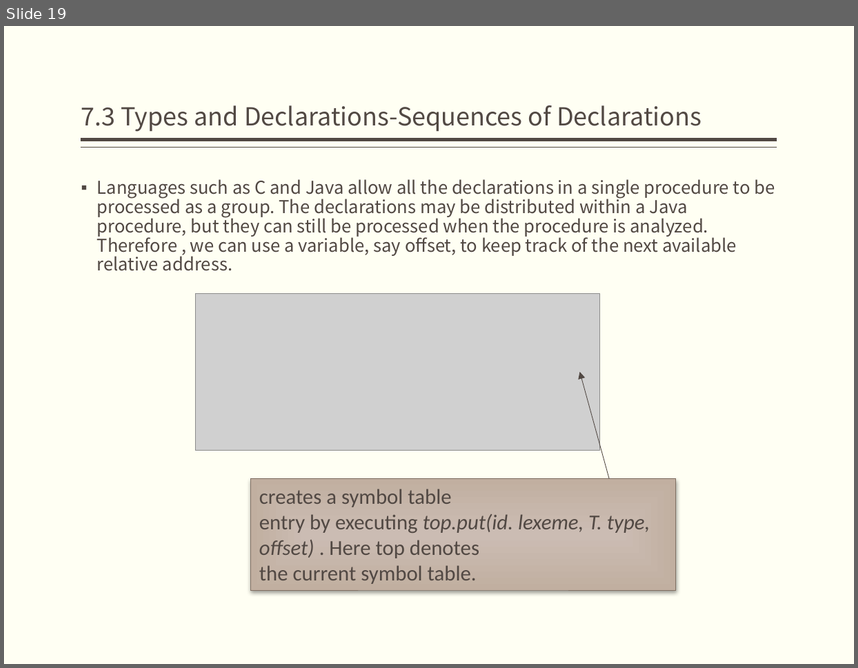
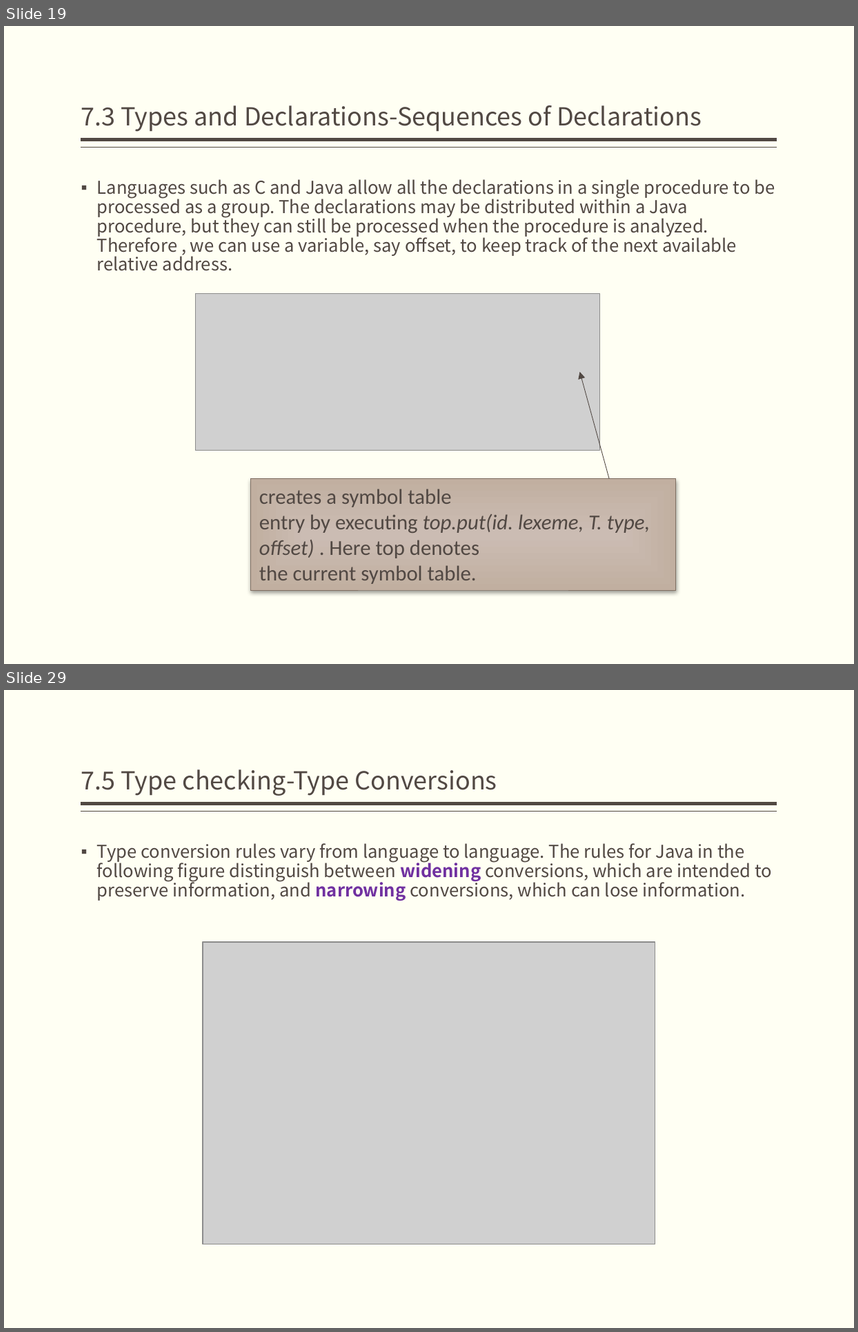
Before and after one commit to jz81/jz81.github.io, a slide deck: course/compiler/LectureNotes/(Spring2018)Lecture7.pptx. Shown one above the other, each under a label of ours: slide 19 before the commit, slides 19 and 29 after it; the slides between them are not shown. The pictures are 858x668 and 858x1332 pixels, drawn with LibreOffice and Linux fonts; fonts in the diff are those of the drawing; grey boxes stand for pictures. Boxes give left, top, right and bottom in pixels: in the first picture for what was removed or moved away, otherwise in the second. Text is boxed around its words. In the diff, an @@ line names an element or a change of style, - is before the commit and + after.

```diff
--- a/course/compiler/LectureNotes/(Spring2018)Lecture7.pptx
+++ b/course/compiler/LectureNotes/(Spring2018)Lecture7.pptx
@@ slide 29 added at <box>4,690,854,1328</box>, background #FFFFF3; not listed: 2 template elements that a slide beside it also shows @@
@@ title added at <box>81,769,497,796</box>, 21 pt, text #514843 @@
+7.5 Type checking-Type Conversions
@@ text added at <box>97,843,773,900</box>, 15 pt, text #514843 @@
+▪ Type conversion rules vary from language to language. The rules for Java in the following figure distinguish between widening conversions, which are intended to preserve information, and narrowing conversions, which can lose information.
@@ picture added at <box>203,942,655,1243</box> @@
```
Also in this commit, not shown: 3 slides changed, 18 other slides added.
